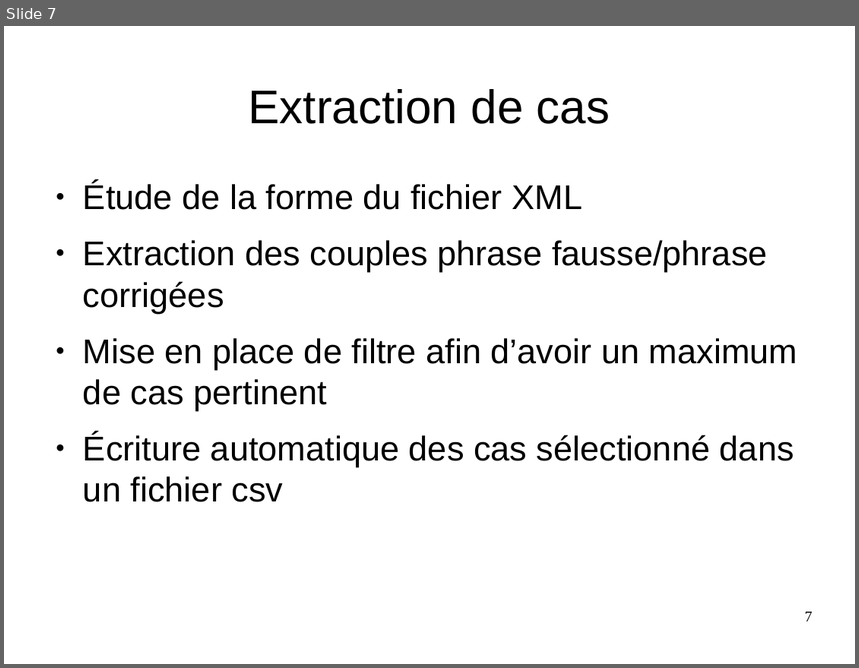
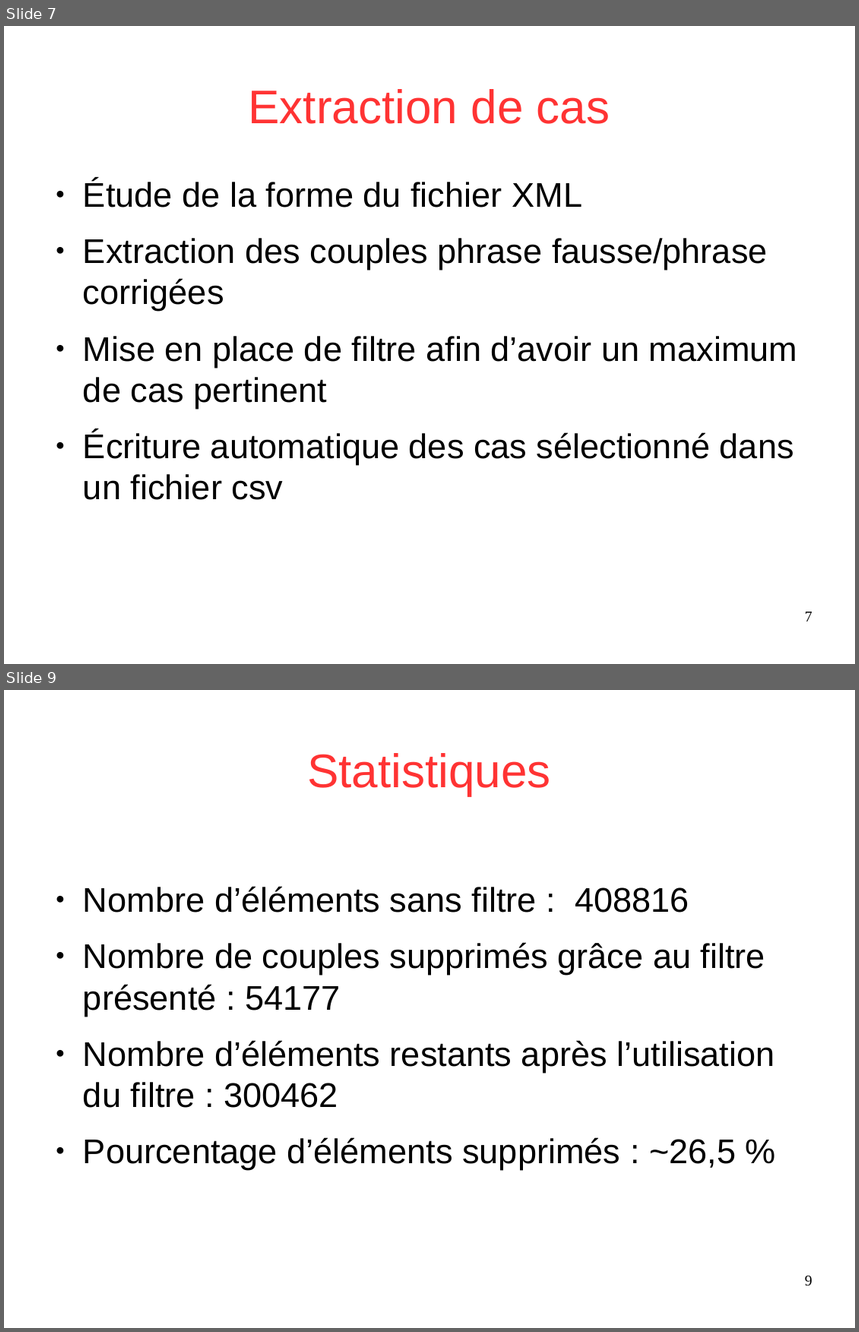
Before and after one commit to Sle3pingForest/StageL3, a slide deck: RapportDamien/presentation.odp. Shown one above the other, each under a label of ours: slide 7 before the commit, slides 7 and 9 after it; the slides between them are not shown. The pictures are 859x668 and 859x1332 pixels, drawn with LibreOffice and Linux fonts; fonts in the diff are those of the drawing. Boxes give left, top, right and bottom in pixels: in the first picture for what was removed or moved away, otherwise in the second. Text is boxed around its words. In the diff, an @@ line names an element or a change of style, - is before the commit and + after.

```diff
--- a/RapportDamien/presentation.odp
+++ b/RapportDamien/presentation.odp
@@ slide 9 added at (x1=4, y1=690, x2=855, y2=1328), background #FFFFFF @@
@@ title added at (x1=307, y1=753, x2=551, y2=796), 44 pt, text #FF3333 @@
+Statistiques
@@ text added at (x1=83, y1=886, x2=775, y2=1170), 32 pt, text #000000 @@
+● Nombre d’éléments sans filtre : 408816
+● Nombre de couples supprimés grâce au filtre présenté : 54177
+● Nombre d’éléments restants après l’utilisation du filtre : 300462
+● Pourcentage d’éléments supprimés : ~26,5 %
@@ page number added at (x1=805, y1=1276, x2=813, y2=1287), 14 pt, text #000000 @@
+9
@@ slide 7 changed as well @@
@@ title "Extraction de cas" at (x1=249, y1=89, x2=610, y2=124): text colour #000000 to #FF3333 @@
@@ text "Étude de la forme du ..." at (x1=83, y1=180, x2=798, y2=500): vertical alignment top to middle @@
```
Also in this commit, not shown: 7 other slides changed, 3 other slides added, 1 slide removed, 1 other file.
